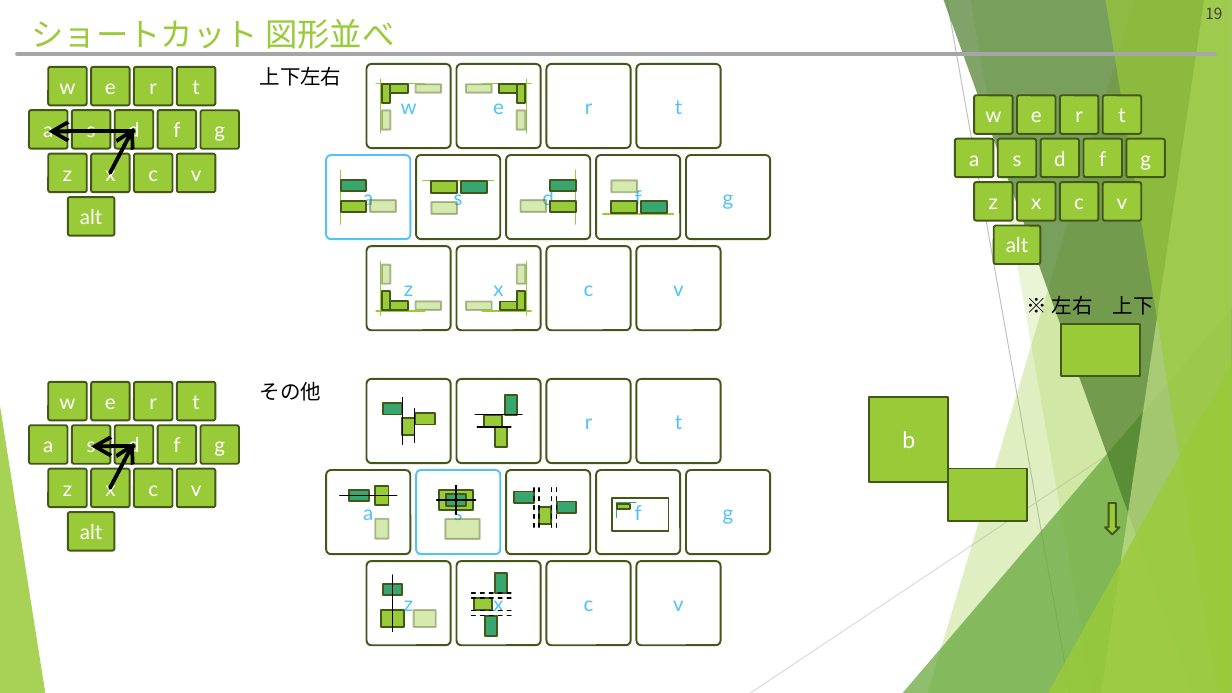
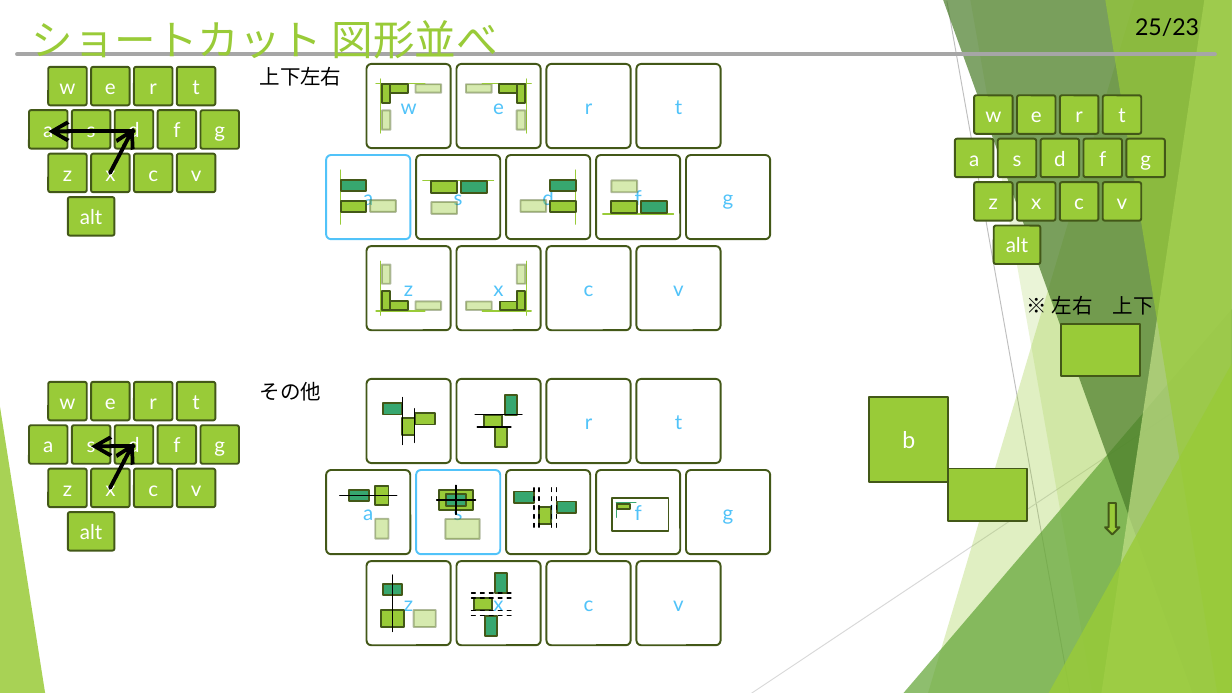
Before and after one commit to hitsuji-ga-u/pawapo, a slide deck: slide 26 of slide/customUI_debug.pptm (slide 19 before the commit). Drawn at 1232x693 pixels with LibreOffice and Linux fonts; fonts in the diff are those of the drawing. Boxes give left, top, right and bottom in pixels: in the first picture for what was removed or moved away, otherwise in the second. Text is boxed around its words. In the diff, an @@ line names an element or a change of style, - is before the commit and + after.

```diff
--- a/slide/customUI_debug.pptm
+++ b/slide/customUI_debug.pptm
@@ title "ショートカット 図形並べ" at (31,20,498,65): size 25.2 to 32.4 pt @@
@@ outline redrawn in 5 elements at (928,0,1232,693), (970,0,1232,693), (944,0,1232,693), (1102,0,1232,693), (1105,0,1232,693) @@
@@ page number added at (1135,18,1199,36), 18 pt, text #000000 @@
+25/23
@@ page number removed at (1205,7,1222,19) @@
-19
```
Also in this commit, not shown: 24 other slides changed, 10 slides added, 1 slide removed, 8 other files.
